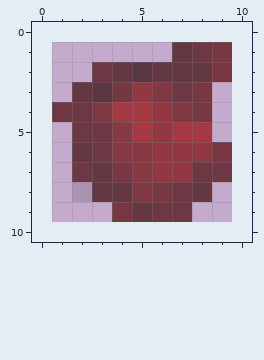
File history of a pixel-art sprite, Iris/Content/gib1.png. The picture above was drawn from the file before the commit.
The file is 9x9 pixels. Colours within 5 levels of each other are drawn and written as one. The old version is drawn lined up with the new one, on the new canvas.
Once edited:
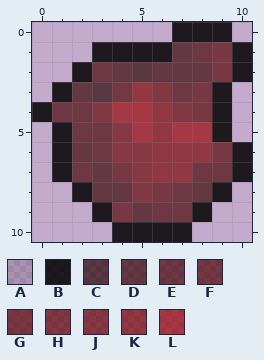
Palette (. is transparent): A #00000022  B #000000d9  C #260000ab  D #350000ab  E #420000ab  F #4c0000ab  G #530000ab  H #5f0000ab  J #680000ab  K #780000ab  L #960000ab
Edits made:
canvas 9x9 -> 11x11, the old top-left corner now at 1,1
Changed rows in their new state; - is an unchanged pixel.
first column x 0:
 0 -------BBB-
 1 ---BBBB---B
 2 --B-------B
 3 -B-------B-
 4 B--------B-
 5 -B-------B-
 6 -B--------B
 7 -B--------B
 8 --B------B-
 9 ---B----B--
10 ----BBBB---
Where, in picture pixels (left, top, right, bottom), the same in both pictures:
changed: (32, 22, 252, 242)
